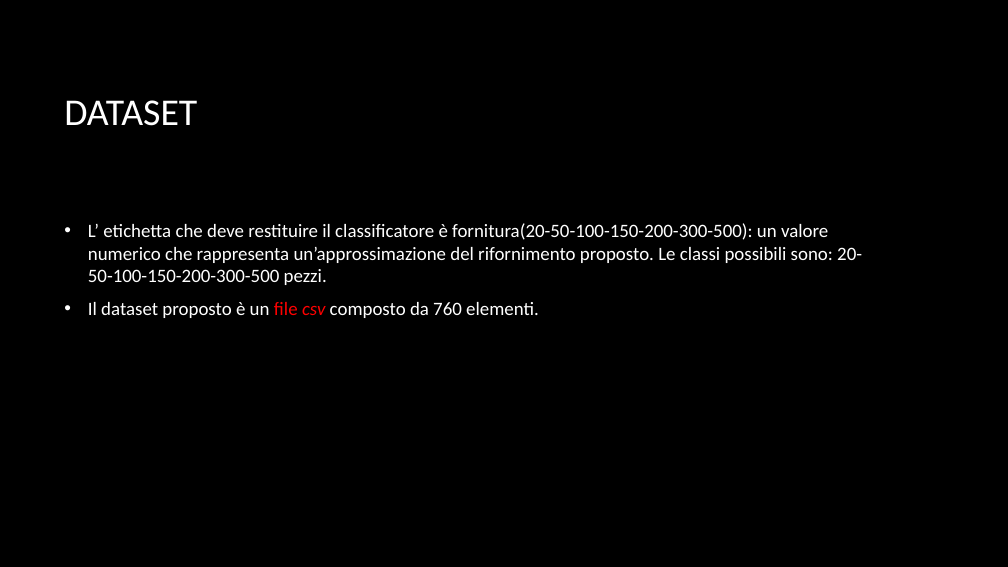
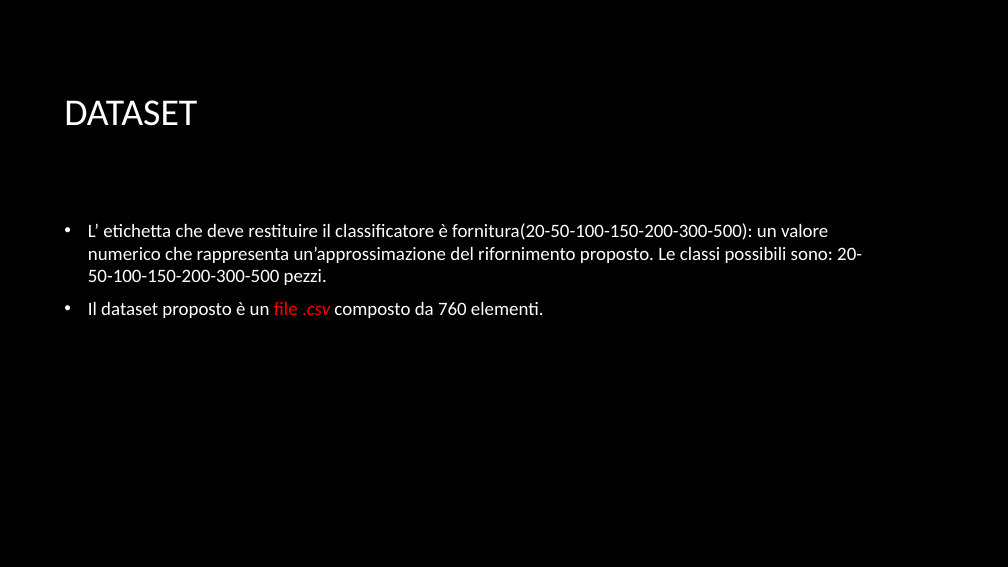
Before and after one commit to Ciro-Fusco/NewDM, a slide deck: slide 8 of modulo/Modulo di IA.pptx. Drawn at 1008x567 pixels with LibreOffice and Linux fonts; fonts in the diff are those of the drawing; background and template pictures are left out. Boxes give left, top, right and bottom in pixels: in the first picture for what was removed or moved away, otherwise in the second. Text is boxed around its words. In the diff, an @@ line names an element or a change of style, - is before the commit and + after.

```diff
--- a/modulo/Modulo di IA.pptx
+++ b/modulo/Modulo di IA.pptx
@@ text at <box>88,302,544,318</box>: text changed @@
-• Il dataset proposto è un file csv composto da 760 elementi.
+• Il dataset proposto è un file .csv composto da 760 elementi.
```
Also in this commit, not shown: 4 other slides changed, 1 other file.
